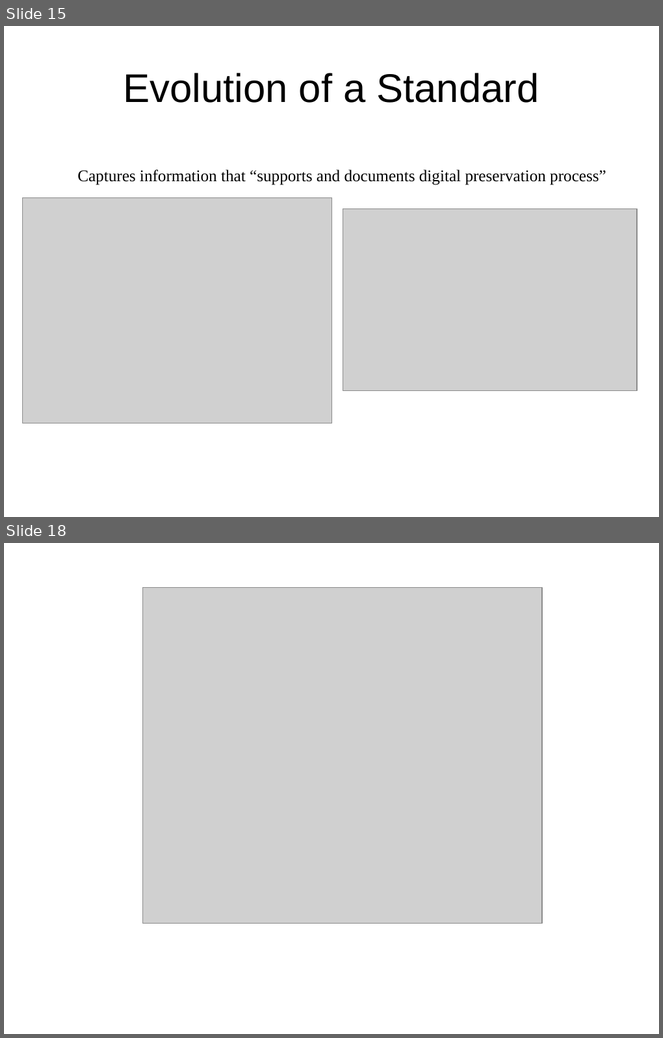
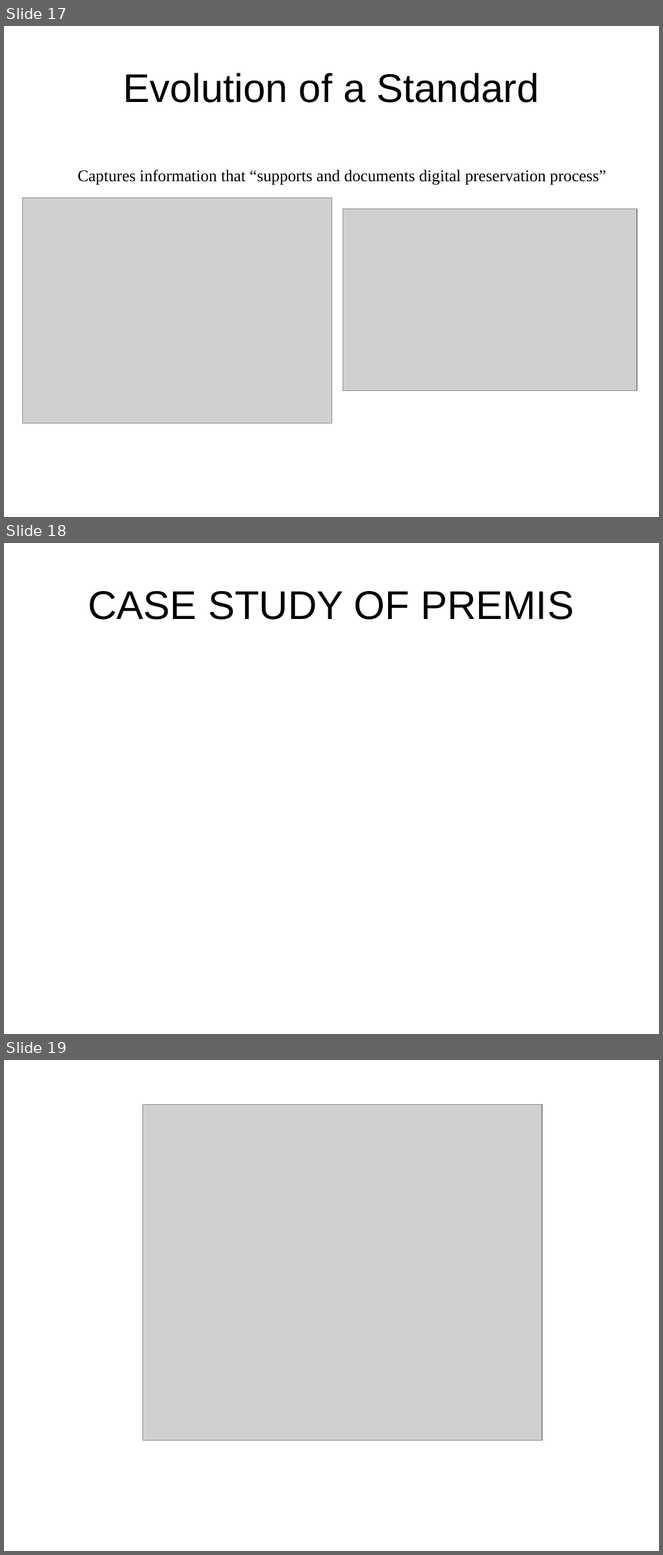
Before and after one commit to DataCurationWorkshop/HongKongCurationWorkshop, a slide deck: Day_2/Day_2_Lectures/Day_2_Metadata_Intro.pptx. Shown one above the other, each under a label of ours: slides 15 and 18 before the commit, slides 17, 18 and 19 after it; the slides between them are not shown. The pictures are 663x1038 and 663x1555 pixels, drawn with LibreOffice and Linux fonts; fonts in the diff are those of the drawing; grey boxes stand for pictures; background and template pictures are left out. Boxes give left, top, right and bottom in pixels: in the first picture for what was removed or moved away, otherwise in the second. Text is boxed around its words. In the diff, an @@ line names an element or a change of style, - is before the commit and + after.

```diff
--- a/Day_2/Day_2_Lectures/Day_2_Metadata_Intro.pptx
+++ b/Day_2/Day_2_Lectures/Day_2_Metadata_Intro.pptx
@@ slide 18 added at [4,543,659,1034], background #FFFFFF @@
@@ title added at [88,591,574,620], 44 pt, text #000000 @@
+CASE STUDY OF PREMIS
@@ what was slide 15 is now slide 17 @@
@@ what was slide 18 is now slide 19 @@
```
Also in this commit, not shown: 6 slides changed, 3 other slides added, 3 slides removed, 4 other files.
